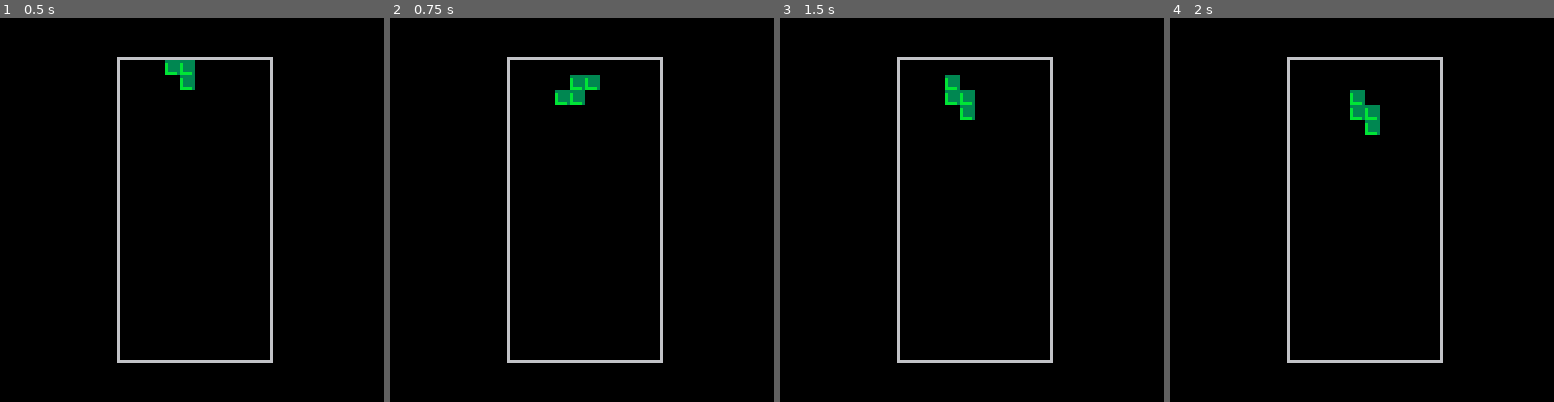
Above: before the commit, frames 1-4 (left to right).
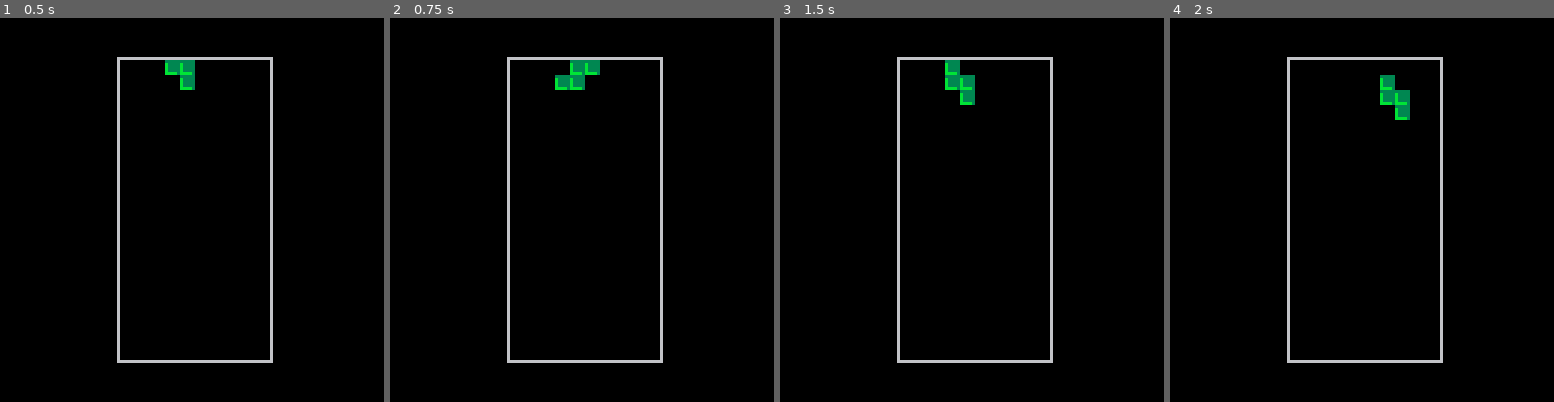
Above: after the commit, the same moments.

Repository: honkfestival/pico8-carts
Game: PICO-8 cartridge tetros.p8
The game is run twice, just before and just after one commit, with the same random seed, the same clock (stepped at 60 frames per second) and the same inputs.
Inputs:
- Up to frame 1 (0.5 s): tap X (X key) at 0.33 s
- Up to frame 2 (0.75 s): tap O (Z key) at 0.7 s
- Up to frame 3 (1.5 s): tap X (X key) at 1.07 s
- Up to frame 4 (2 s): hold Right from 1.6 s (still down); tap O (Z key) at 1.7 s; tap X (X key) at 1.85 s

Frame 1 is identical in both runs. In frame 2, 0.9% of the frame differs, in the area x 42-55%, y 10-23%; in frame 3, 0.6%; in frame 4, 1.2%, in the area x 46-63%, y 14-31%.

Commit message:
Tetros v0.4b - removed left/right movement delay

Diff:
--- a/tetros.p8
+++ b/tetros.p8
@@ -1,7 +1,7 @@
 pico-8 cartridge // http://www.pico-8.com
 version 5
 __lua__
--- tetros v0.4a
+-- tetros v0.4b
 -- by honkfestival
 
 block_types = {'i', 'o', 't', 's', 'z', 'j', 'l'}
@@ -38,6 +38,9 @@
 field = {}
 ticks = 0
 
+holding_left = 0
+holding_right = 0
+
 current_block = {type=nil, rotation=nil, row=nil, column=nil}
 
 function draw_block_piece(x, y, color)
@@ -176,13 +179,35 @@
   ticks += 1
 
   -- apply button presses
-  if (btnp(0) and can_apply(move_left, current_block)) then move_left(current_block) end
-  if (btnp(1) and can_apply(move_right, current_block)) then move_right(current_block) end
+  if (btn(0)) then
+    holding_left = holding_left + 1
+    if (holding_left % 4 == 0 and can_apply(move_left, current_block)) then
+      move_left(current_block)
+    end
+  else
+    if (holding_left % 4 ~= 0 and can_apply(move_left, current_block)) then
+      move_left(current_block)
+    end
+    holding_left = 0
+  end
+
+  if (btn(1)) then
+    holding_right = holding_right + 1
+    if (holding_right % 4 == 0 and can_apply(move_right, current_block)) then
+      move_right(current_block)
+    end
+  else
+    if (holding_right % 4 ~= 0 and can_apply(move_right, current_block)) then
+      move_right(current_block)
+    end
+    holding_right = 0
+  end
+
   if (btnp(4) and can_apply(rotate_cw, current_block)) then rotate_cw(current_block) end
   if (btnp(5) and can_apply(rotate_ccw, current_block)) then rotate_ccw(current_block) end
 
   -- apply gravity
-  if (ticks % 20 == 0 or btn(3)) then
+  if (ticks % 30 == 0 or btn(3)) then
     if can_apply(move_down, current_block) then
       move_down(current_block)
     else
